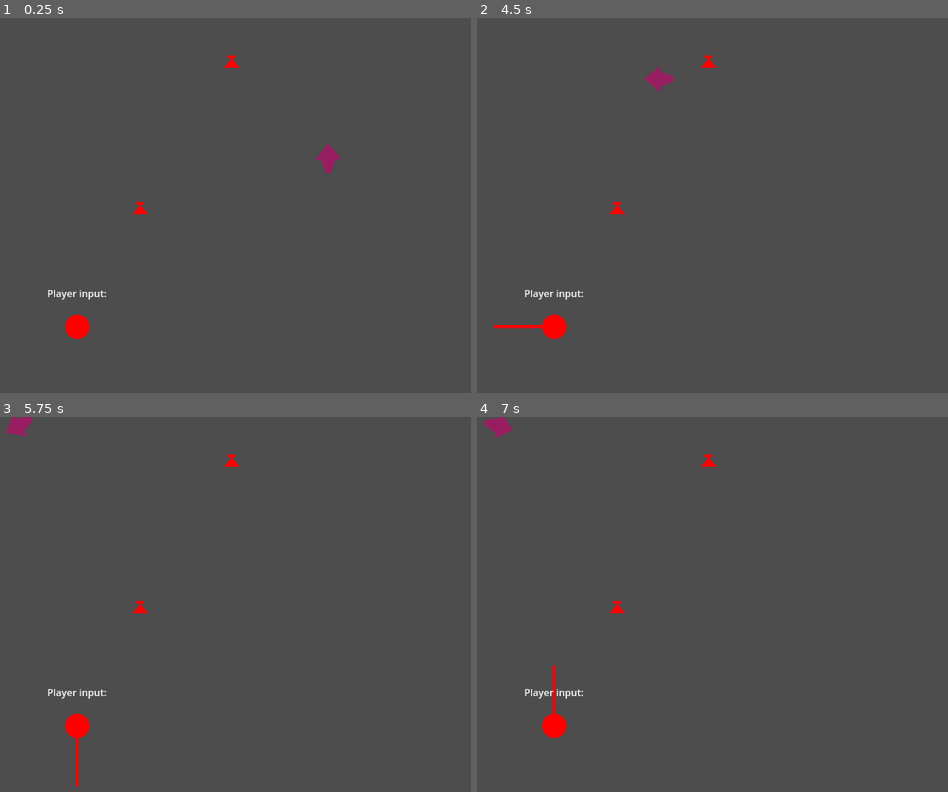
Above: before the commit, frames 1-4 (two rows, left to right).
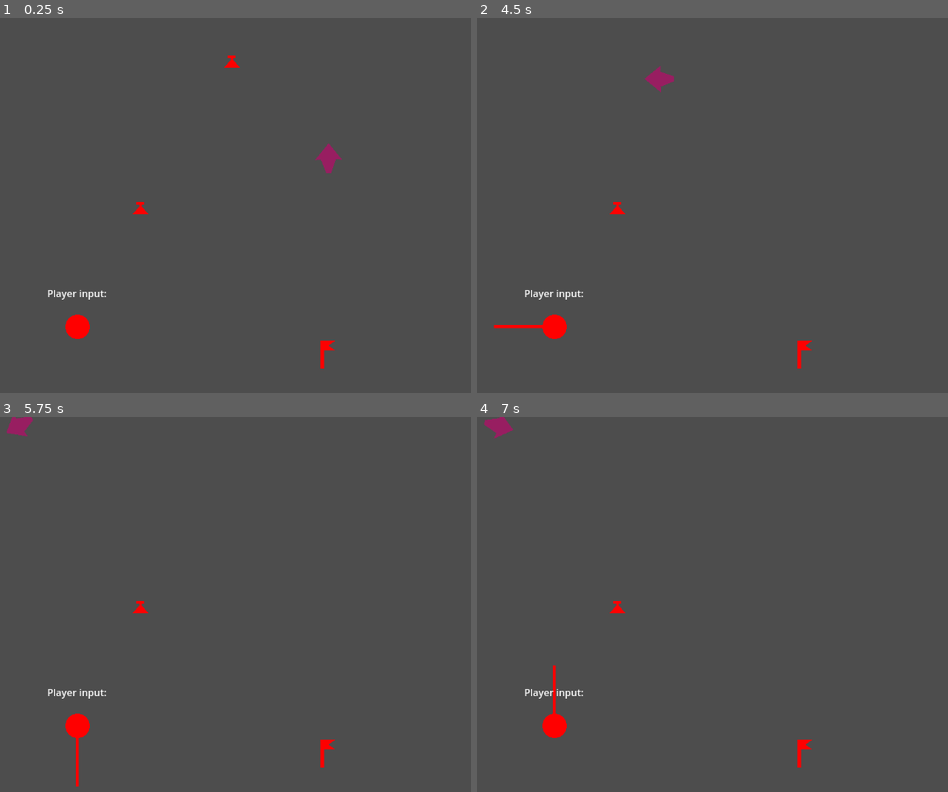
Above: after the commit, the same moments.

Repository: IwailerI/micro-jam-colors
Game: Godot game, scene res://scenes/level/level.tscn
Two runs of this game, one before a commit and one after it. Both use one fixed random seed, a clock stepped at 60 frames per second and the inputs below.
Inputs:
- Up to frame 1 (0.25 s): no input
- Up to frame 2 (4.5 s): hold D (movement_right) 0.53-1.28 s; hold S (movement_down) 1.28-2.03 s; hold D (movement_right) 2.03-2.78 s; hold W (movement_up) 2.78-3.53 s; hold A (movement_left) from 3.53 s (still down)
- Up to frame 3 (5.75 s): release A (movement_left) at 5.03 s; hold S (movement_down) from 5.03 s (still down)
- Up to frame 4 (7 s): tap Enter at 5.75 s; release S (movement_down) at 5.78 s; hold D (movement_right) 5.78-6.53 s; tap Space at 6.5 s; hold W (movement_up) from 6.53 s (still down)

The runs differ from the first frame. In frame 1, 0.1% of the frame differs, in the area x 67-72%, y 86-94%; in frame 2, 0.2%, in the area x 47-72%, y 10-94%; in frame 3, 0.2%; in frame 4, 0.2%.

Commit message:
Added delivery point

Diff:
--- /dev/null
+++ b/objects/delivery_point/delivery_point.gd
@@ -0,0 +1,30 @@
+extends Area2D
+
+## Called when player entered the delivery point while not having enough colors to win.
+signal warning_popup
+
+@export_category("Color requirement")
+@export_range(0, GameManager.MAX_COLOR_VALUE) var red: int
+@export_range(0, GameManager.MAX_COLOR_VALUE) var green: int
+@export_range(0, GameManager.MAX_COLOR_VALUE) var blue: int
+@export var broken_requirement_message: String = "too many colors"
+
+var gm: GameManager
+
+
+func _ready() -> void:
+	gm = GameManager.get_instance()
+	gm.added_colors.connect(_on_added_colors)
+
+
+func _on_added_colors(r: int, g: int, b: int) -> void:
+	if r > red: gm.gameover(false, broken_requirement_message)
+	if g > green: gm.gameover(false, broken_requirement_message)
+	if b > blue: gm.gameover(false, broken_requirement_message)
+
+
+func _on_body_entered(_body: Node2D) -> void:
+	if gm.red < red: warning_popup.emit()
+	elif gm.green < green: warning_popup.emit()
+	elif gm.blue < blue: warning_popup.emit()
+	else: gm.gameover(true)
--- /dev/null
+++ b/objects/delivery_point/delivery_point.tscn
@@ -0,0 +1,21 @@
+[gd_scene load_steps=3 format=3 uid="uid://jw5kpdab0etq"]
+
+[ext_resource type="Script" uid="uid://defquyxh4nhqp" path="res://objects/delivery_point/delivery_point.gd" id="1_parwn"]
+
+[sub_resource type="CircleShape2D" id="CircleShape2D_d26gc"]
+radius = 22.0
+
+[node name="DeliveryPoint" type="Area2D"]
+collision_layer = 0
+script = ExtResource("1_parwn")
+
+[node name="Polygon2D" type="Polygon2D" parent="."]
+position = Vector2(-8, 4)
+scale = Vector2(1.84615, 1.58621)
+color = Color(1, 0, 0, 1)
+polygon = PackedVector2Array(-2, 12, -2, -17, 11, -17, 5, -12, 11, -7, 1, -7, 1, 12)
+
+[node name="CollisionShape2D" type="CollisionShape2D" parent="."]
+shape = SubResource("CircleShape2D_d26gc")
+
+[connection signal="body_entered" from="." to="." method="_on_body_entered"]
--- a/objects/game_manager/game_manager.gd
+++ b/objects/game_manager/game_manager.gd
@@ -1,5 +1,7 @@
 class_name GameManager
 extends Node
+
+signal added_colors(r: int, g: int, b: int)
 
 const MAX_COLOR_VALUE = 4
 
@@ -8,14 +10,19 @@
 var blue: int = 0
 
 
-static func GetInstance() -> GameManager:
+static func get_instance() -> GameManager:
 	var tree := Engine.get_main_loop() as SceneTree
 	var gms := tree.get_nodes_in_group("GameManager")
 	assert(len(gms) == 1, "Tried to get instance of the game manager while there is invalid amount of them.")
 	return gms[0]
 
 
-func AddColors(r: int, g: int, b: int):
+func add_colors(r: int, g: int, b: int) -> void:
 	red = min(red + r, MAX_COLOR_VALUE)
-	green = min(green + r, MAX_COLOR_VALUE)
-	blue = min(blue + r, MAX_COLOR_VALUE)
+	green = min(green + g, MAX_COLOR_VALUE)
+	blue = min(blue + b, MAX_COLOR_VALUE)
+	added_colors.emit(red, green, blue)
+
+
+func gameover(has_won: bool, lost_message: String = "") -> void:
+	print("gameover was called")
--- a/objects/potion/potion.gd
+++ b/objects/potion/potion.gd
@@ -12,4 +12,5 @@
 
 func _on_body_entered(_body: Node2D) -> void:
 	$CollisionShape2D.set_deferred("disabled", true)
-	GameManager.GetInstance().AddColors(red, green, blue)
+	visible = false
+	GameManager.get_instance().add_colors(red, green, blue)
--- a/scenes/level/level.tscn
+++ b/scenes/level/level.tscn
@@ -1,9 +1,10 @@
-[gd_scene load_steps=8 format=3 uid="uid://be41k6pgj28jm"]
+[gd_scene load_steps=9 format=3 uid="uid://be41k6pgj28jm"]
 
 [ext_resource type="PackedScene" uid="uid://0y47txpbjkcy" path="res://objects/potion/potion.tscn" id="1_i166f"]
 [ext_resource type="PackedScene" uid="uid://cdj8wgxuxnkiv" path="res://objects/player/player.tscn" id="1_jww0w"]
 [ext_resource type="PackedScene" uid="uid://ddb1rbjhwv3os" path="res://objects/game_manager/game_manager.tscn" id="1_qkmgm"]
 [ext_resource type="PackedScene" uid="uid://byhqyeheckqeq" path="res://objects/player/input_direction.tscn" id="2_nbgty"]
+[ext_resource type="PackedScene" uid="uid://jw5kpdab0etq" path="res://objects/delivery_point/delivery_point.tscn" id="5_hnne4"]
 
 [sub_resource type="WorldBoundaryShape2D" id="WorldBoundaryShape2D_jww0w"]
 
@@ -67,3 +68,6 @@
 [node name="CollisionShape2D" type="CollisionShape2D" parent="StaticBody2D"]
 shape = SubResource("CircleShape2D_nbgty")
 debug_color = Color(0.944911, 0.0655937, 0.561244, 0.42)
+
+[node name="DeliveryPoint" parent="." instance=ExtResource("5_hnne4")]
+position = Vector2(590, 556)
Not shown, added: objects/delivery_point/delivery_point.gd.uid
